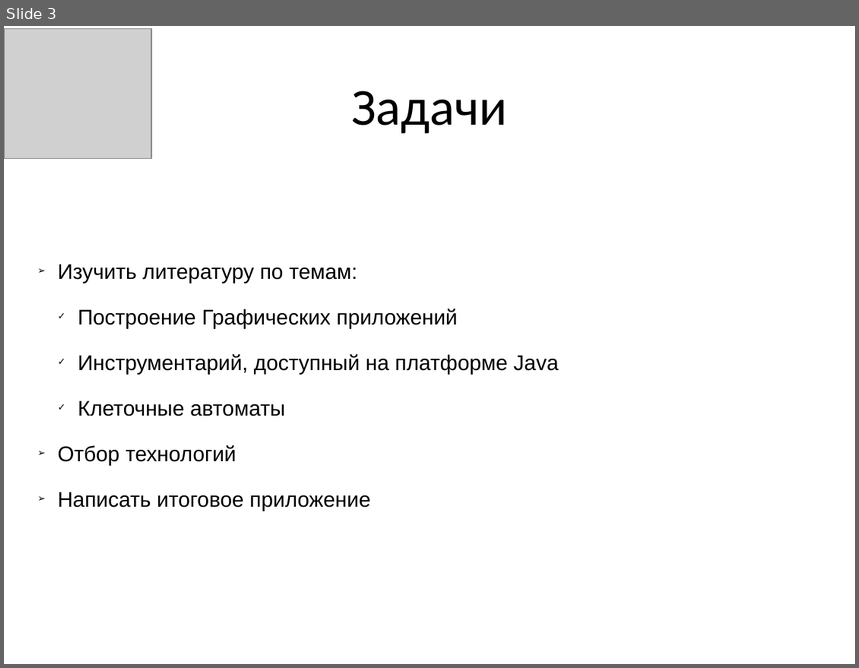
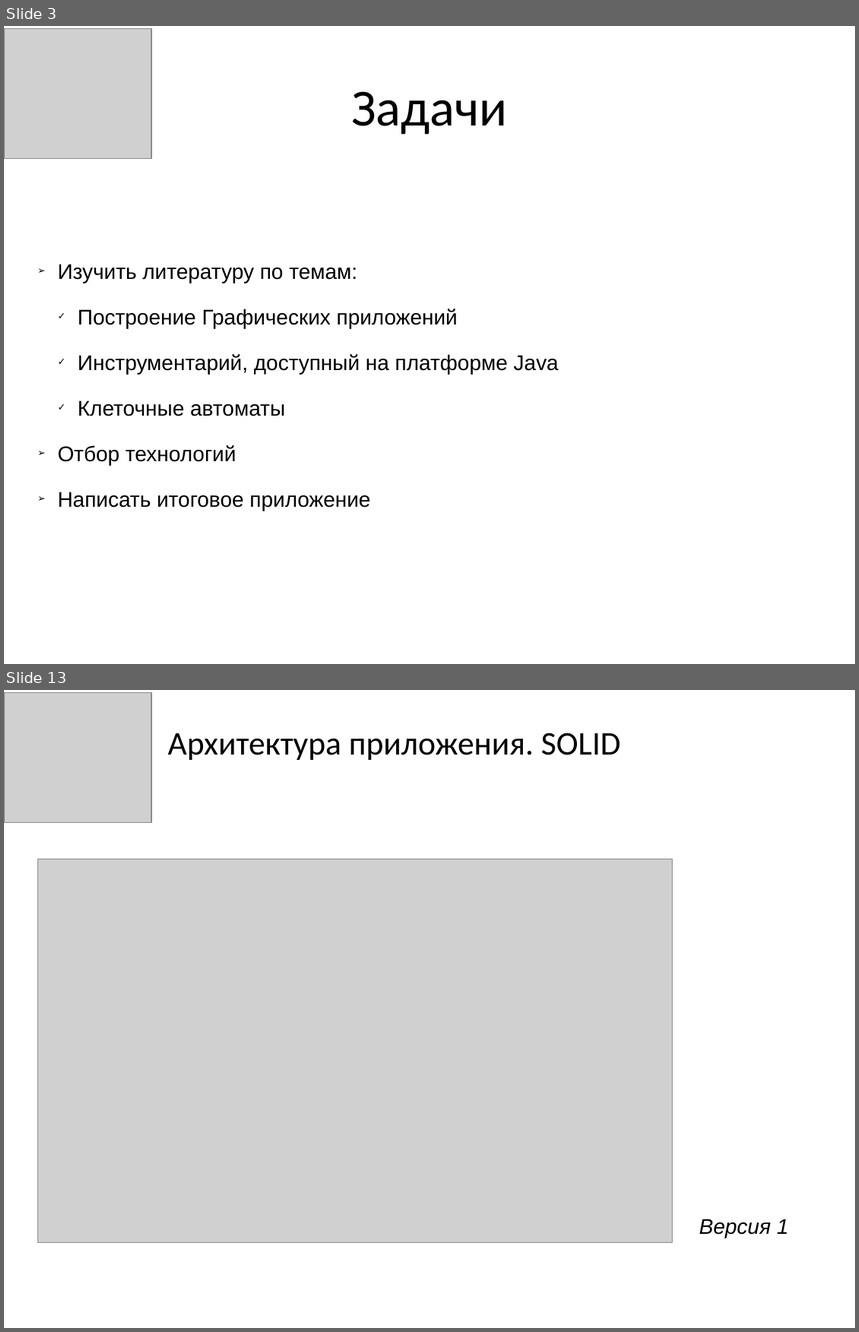
Before and after one commit to CymerR/GFX_1, a slide deck: Презентация.pptx. Shown one above the other, each under a label of ours: slide 3 before the commit, slides 3 and 13 after it; the slides between them are not shown. The pictures are 859x668 and 859x1332 pixels, drawn with LibreOffice and Linux fonts; fonts in the diff are those of the drawing; grey boxes stand for pictures. Boxes give left, top, right and bottom in pixels: in the first picture for what was removed or moved away, otherwise in the second. Text is boxed around its words. In the diff, an @@ line names an element or a change of style, - is before the commit and + after.

```diff
--- a/Презентация.pptx
+++ b/Презентация.pptx
@@ slide 13 added at (4,690,855,1328), background #FFFFFF @@
@@ picture added at (4,692,151,823) @@
@@ text added at (168,733,621,760), 28 pt, text #000000 @@
+Архитектура приложения. SOLID
@@ picture added at (37,859,672,1243) @@
@@ text added at (699,1219,789,1239), 18 pt, text #000000, italic @@
+Версия 1
```
Also in this commit, not shown: 2 slides changed, 24 other slides added, 2 slides removed, 2 other files.
